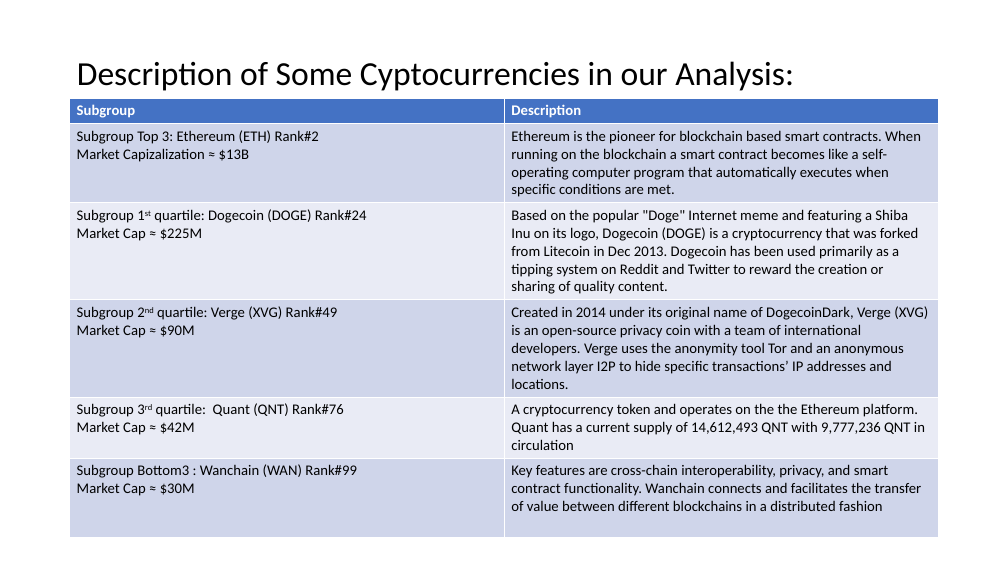
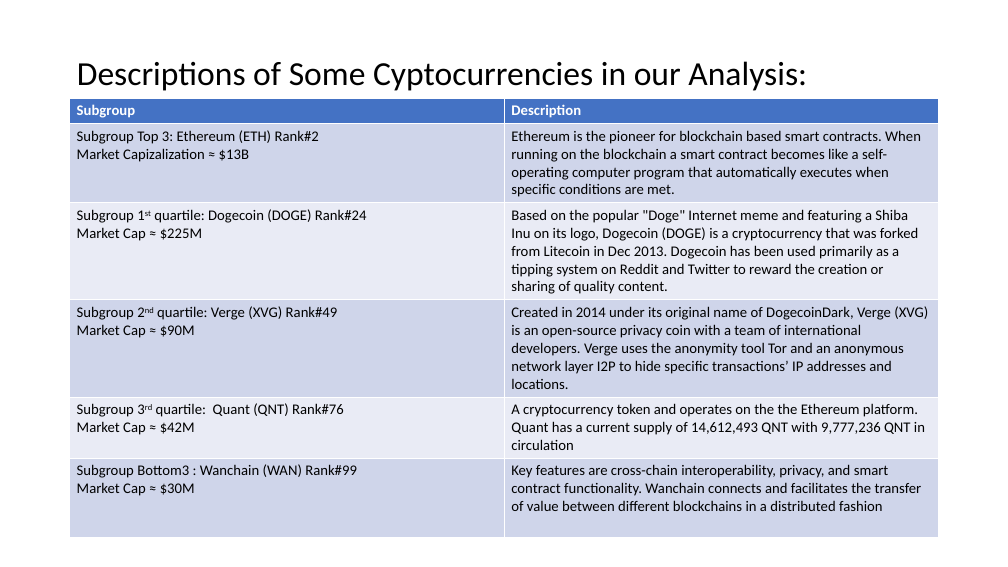
Before and after one commit to kevzha/CryptoAnalysis, a slide deck: slide 5 of Crypto Presentation .ppt. Drawn at 1008x567 pixels with LibreOffice and Linux fonts; fonts in the diff are those of the drawing. Boxes give left, top, right and bottom in pixels: in the first picture for what was removed or moved away, otherwise in the second. Text is boxed around its words. In the diff, an @@ line names an element or a change of style, - is before the commit and + after.

```diff
--- a/Crypto Presentation .ppt
+++ b/Crypto Presentation .ppt
@@ title at <box>77,61,807,91</box>: text changed @@
-Description of Some Cyptocurrencies in our Analysis:
+Descriptions of Some Cyptocurrencies in our Analysis:
```
Also in this commit, not shown: 3 other slides changed, 1 slide added, 1 slide removed, 5 other files.
